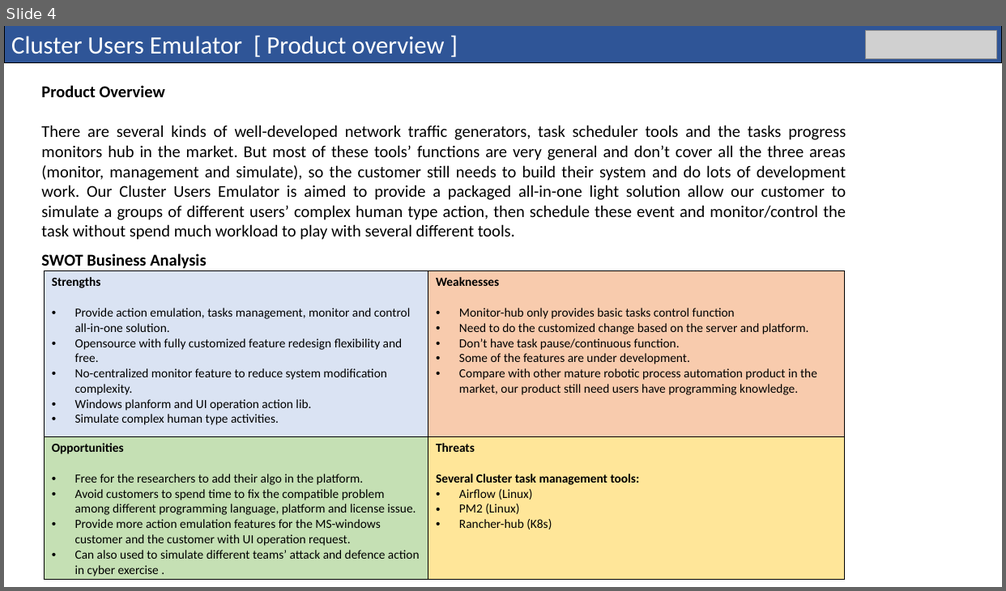
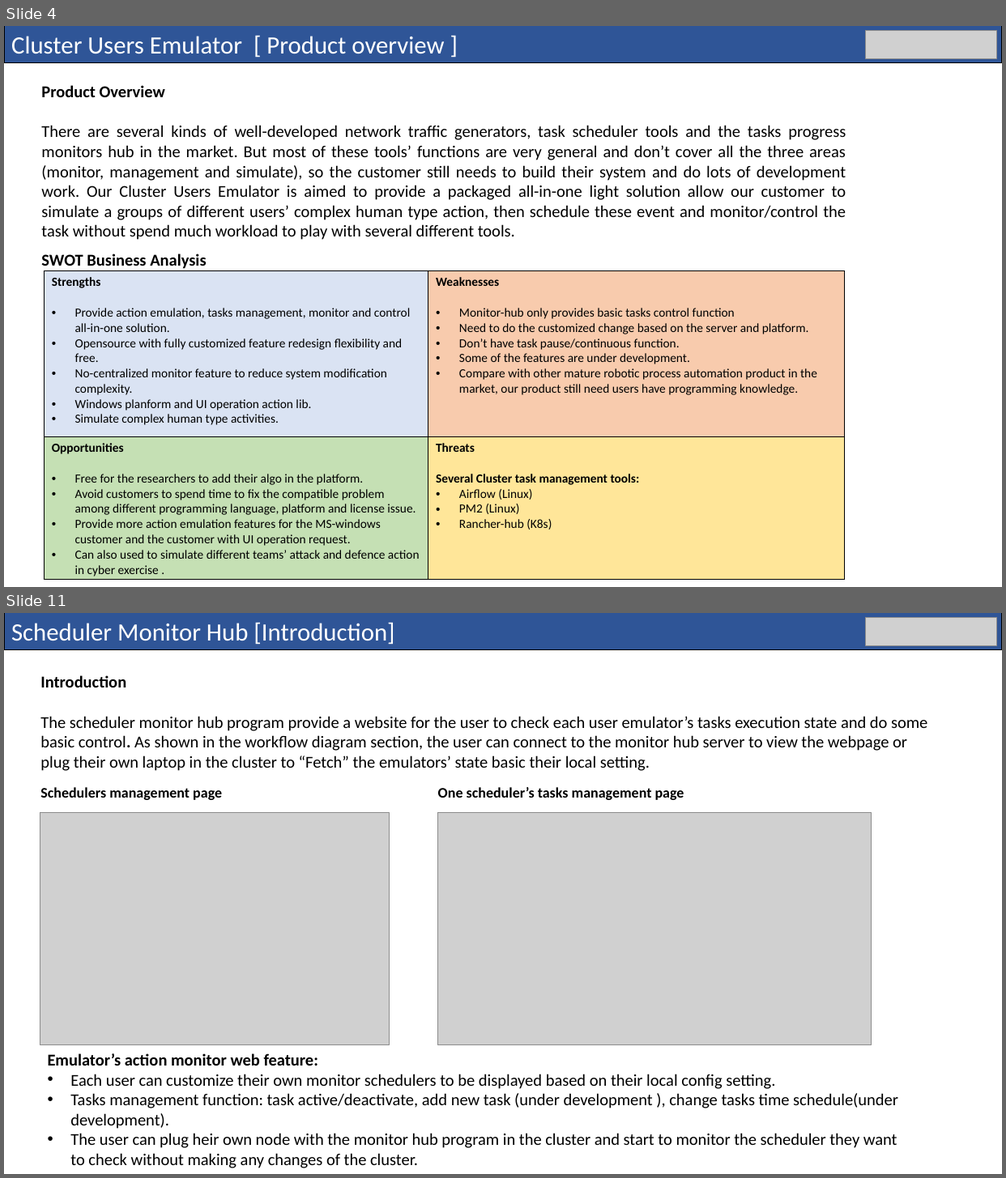
Before and after one commit to LiuYuancheng/Cluster_User_Emulation_System, a slide deck: doc/User_Action_Emulator_Design_Doc.pptx. Shown one above the other, each under a label of ours: slide 4 before the commit, slides 4 and 11 after it; the slides between them are not shown. The pictures are 1006x591 and 1006x1178 pixels, drawn with LibreOffice and Linux fonts; fonts in the diff are those of the drawing; grey boxes stand for pictures. Boxes give left, top, right and bottom in pixels: in the first picture for what was removed or moved away, otherwise in the second. Text is boxed around its words. In the diff, an @@ line names an element or a change of style, - is before the commit and + after.

```diff
--- a/doc/User_Action_Emulator_Design_Doc.pptx
+++ b/doc/User_Action_Emulator_Design_Doc.pptx
@@ slide 11 added at (4,613,1002,1174), background #FFFFFF @@
@@ rectangle added at (4,613,1002,649), fill #2F5597, outline #000000 0.75 pt, 24 pt, text #FFFFFF @@
+Scheduler Monitor Hub [Introduction]
@@ picture added at (866,618,997,646) @@
@@ text added at (40,675,927,771), 16 pt, text #000000 @@
+Introduction
+The scheduler monitor hub program provide a website for the user to check each user emulator’s tasks execution state and do some basic control. As shown in the workflow diagram section, the user can connect to the monitor hub server to view the webpage or plug their own laptop in the cluster to “Fetch” the emulators’ state basic their local setting.
@@ text added at (40,787,222,800), 14 pt, text #000000, bold @@
+Schedulers management page
@@ text added at (438,787,684,800), 14 pt, text #000000, bold @@
+One scheduler’s tasks management page
@@ picture added at (40,813,389,1046) @@
@@ picture added at (437,813,871,1046) @@
@@ text added at (48,1054,898,1169), 16 pt, text #000000 @@
+Emulator’s action monitor web feature:
+• Each user can customize their own monitor schedulers to be displayed based on their local config setting.
+• Tasks management function: task active/deactivate, add new task (under development ), change tasks time schedule(under development).
+• The user can plug heir own node with the monitor hub program in the cluster and start to monitor the scheduler they want to check without making any changes of the cluster.
```
Also in this commit, not shown: 4 slides changed, 4 other slides added, 1 slide removed, 5 other files.
